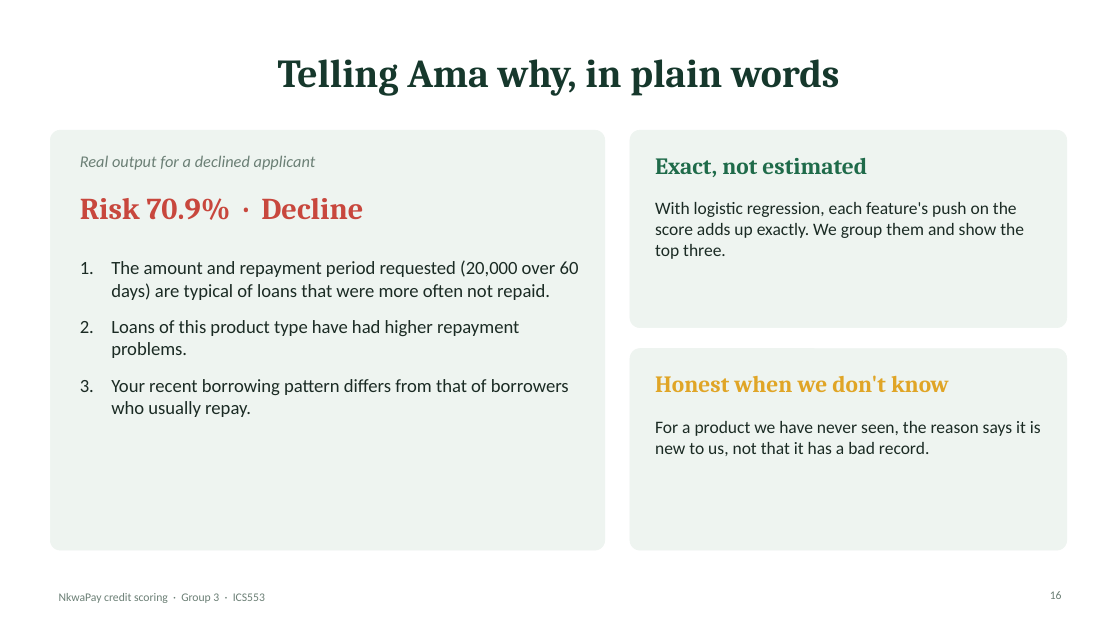
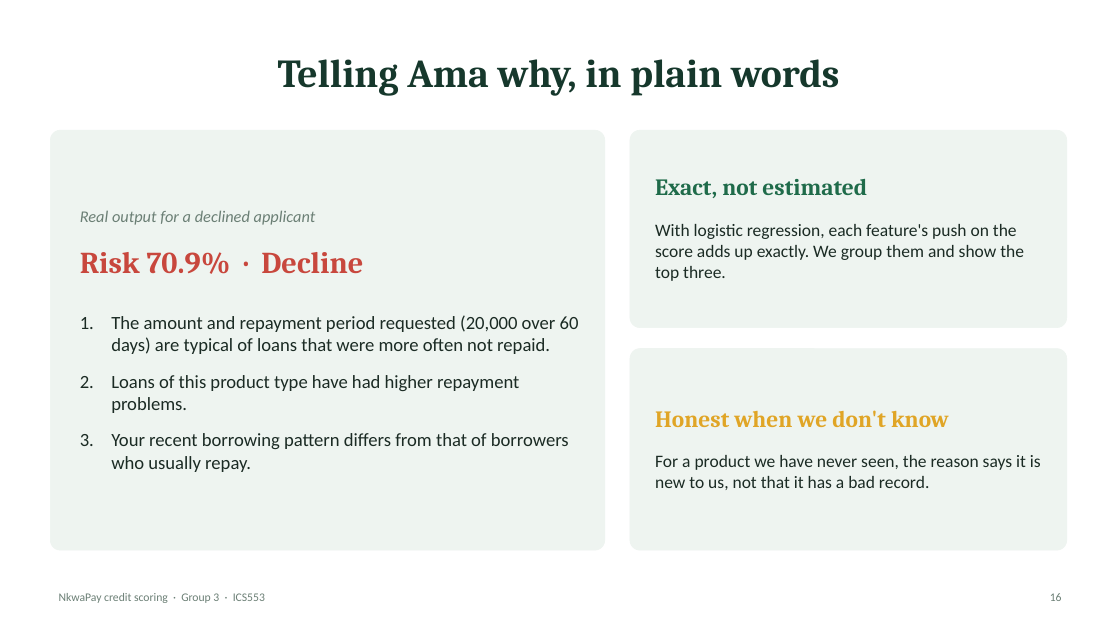
Before and after one commit to ASU-MICS-2028/mle-group-3-prosit-2, a slide deck: slide 16 of slides/NkwaPay_Debrief_Simple.pptx. Drawn at 1120x630 pixels with LibreOffice and Linux fonts; fonts in the diff are those of the drawing. Boxes give left, top, right and bottom in pixels: in the first picture for what was removed or moved away, otherwise in the second. Text is boxed around its words. In the diff, an @@ line names an element or a change of style, - is before the commit and + after.

```diff
--- a/slides/NkwaPay_Debrief_Simple.pptx
+++ b/slides/NkwaPay_Debrief_Simple.pptx
@@ text "Exact, not estimated": place and size @@
-text "Exact, not estimated" at [655, 158, 867, 177]
+text "Exact, not estimated" at [655, 179, 867, 198]
@@ text "With logistic regression, each feature's ...": place and size @@
-text "With logistic regression, each feature's ..." at [655, 202, 1024, 259]
+text "With logistic regression, each feature's ..." at [655, 224, 1024, 281]
@@ 3 texts: place and size @@
-3 texts at [80, 155, 579, 417]
+3 texts at [80, 210, 579, 472]
@@ text "Honest when we don't know": place and size @@
-text "Honest when we don't know" at [655, 375, 949, 392]
+text "Honest when we don't know" at [655, 410, 949, 427]
@@ text "For a product we have ...": place and size @@
-text "For a product we have ..." at [655, 421, 1041, 456]
+text "For a product we have ..." at [655, 455, 1041, 490]
```
Also in this commit, not shown: 23 other slides changed.
